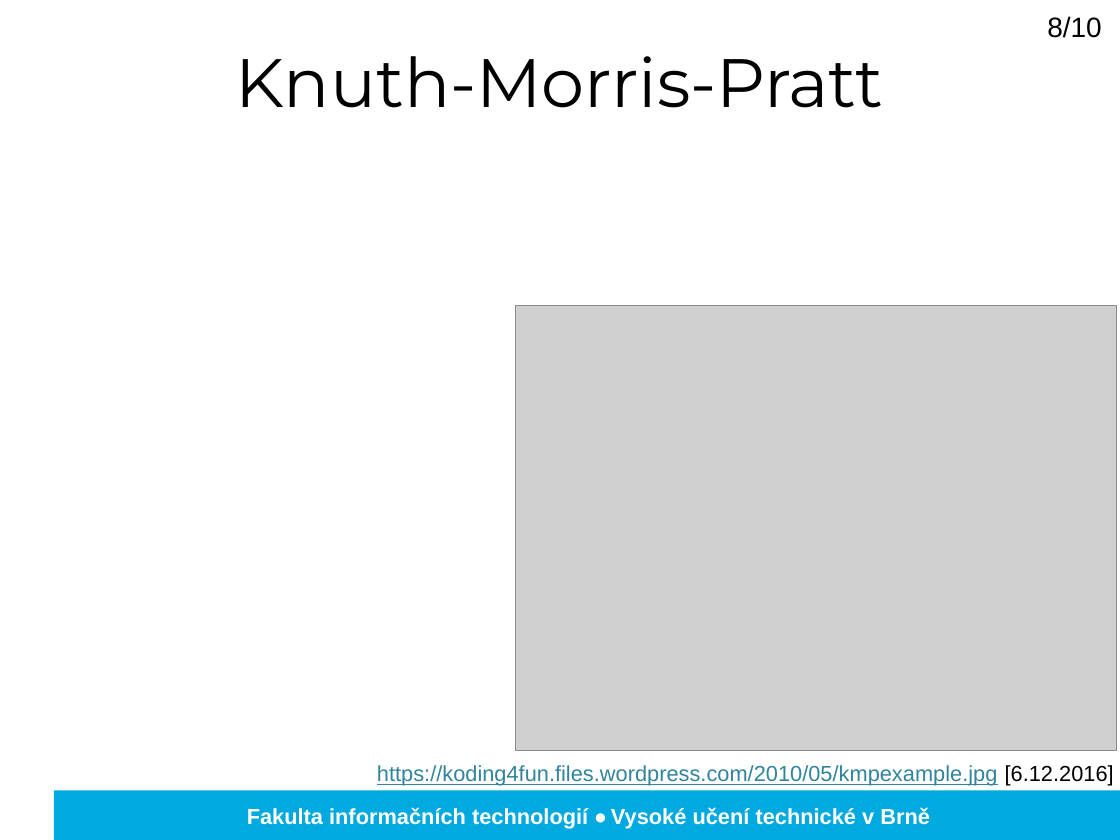
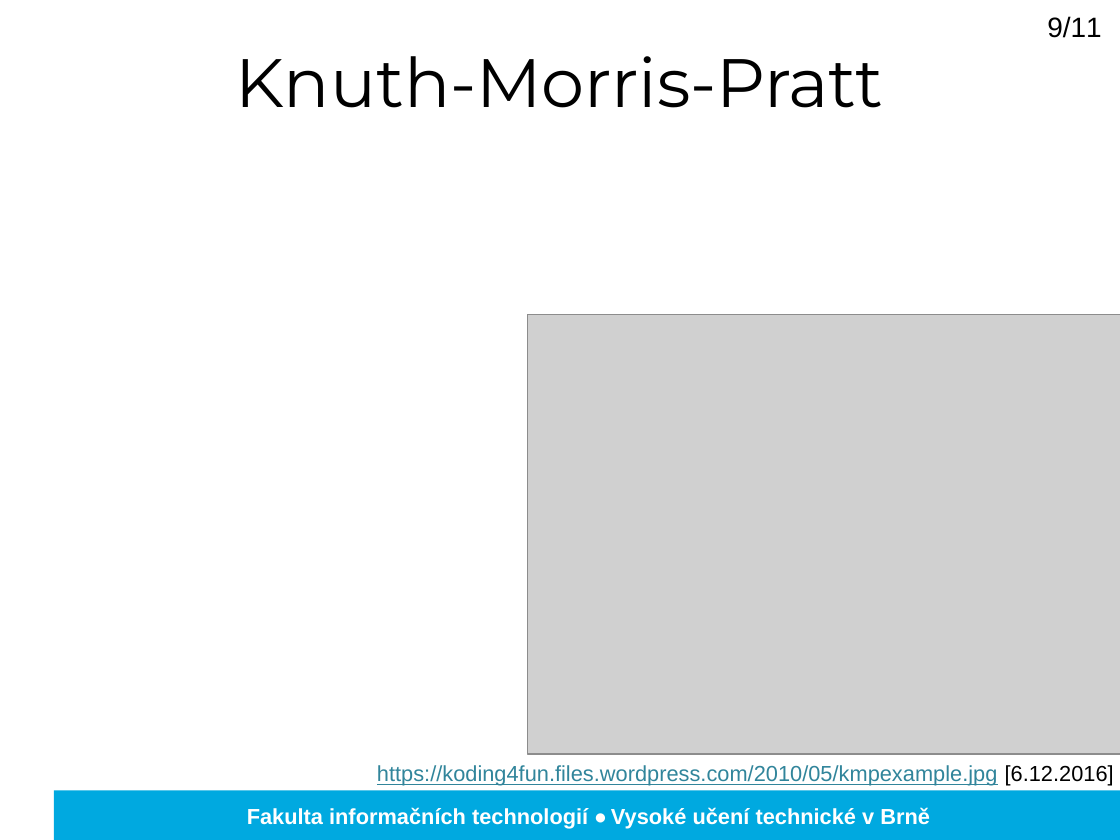
Before and after one commit to adiosnb/IFJ, a slide deck: slide 9 of doc/prezentacia.pptx. Drawn at 1120x840 pixels with LibreOffice and Linux fonts; fonts in the diff are those of the drawing; grey boxes stand for pictures; background and template pictures are left out. Boxes give left, top, right and bottom in pixels: in the first picture for what was removed or moved away, otherwise in the second. Text is boxed around its words. In the diff, an @@ line names an element or a change of style, - is before the commit and + after.

```diff
--- a/doc/prezentacia.pptx
+++ b/doc/prezentacia.pptx
@@ text at box(1047, 16, 1102, 38): text changed @@
-8/10
+9/11
@@ picture: place and size @@
-picture at box(516, 306, 1118, 750)
+picture at box(528, 315, 1120, 755)
```
Also in this commit, not shown: 8 other slides changed, 1 slide added, 1 slide removed.
